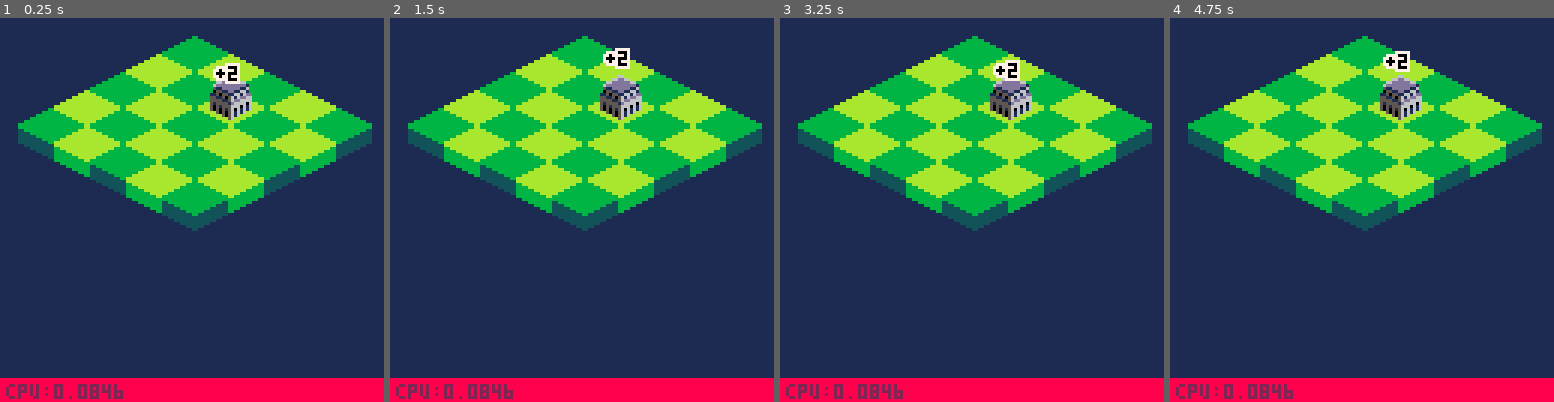
Above: before the commit, frames 1-4 (left to right).
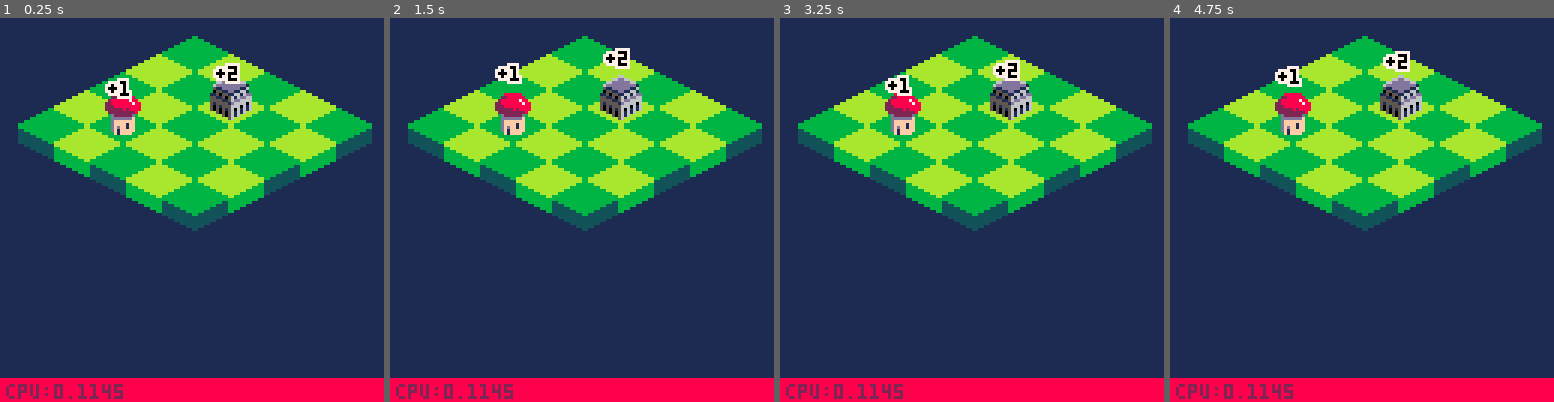
Above: after the commit, the same moments.

Repository: tressc/pico
Game: PICO-8 cartridge untitled.p8
The game is run twice, just before and just after one commit, with the same random seed, the same clock (stepped at 60 frames per second) and the same inputs.
Inputs:
- Up to frame 1 (0.25 s): no input
- Up to frame 2 (1.5 s): no input
- Up to frame 3 (3.25 s): no input
- Up to frame 4 (4.75 s): no input

The runs differ from the first frame. In frame 1, 1.1% of the frame differs, in the area x 20-37%, y 15-99%; in frame 2, 1.2%, in the area x 20-37%, y 11-99%; in frame 3, 1.2%; in frame 4, 1.2%.

Commit message:
Add mock png.

Diff:
--- a/untitled.p8
+++ b/untitled.p8
@@ -8,7 +8,7 @@
 	pal( {[0]=0,1,2,131,4,5,6,7,8,9,138,139,12,13,14,15}, 1 )
 	drawiso()
 	drawdepth()
-	copy()
+	-- copy()
 
 
 
@@ -19,17 +19,22 @@
 
 function _draw()
 	rectfill(0,0,128,30,1)
-	swap()
-	spr(0,0,0,16,4)
-	spr(64,0,64,16,4)
-	unswap()
+	-- swap()
+	-- spr(0,0,0,16,4)
+	-- spr(64,0,64,16,4)
+	-- unswap()
+	drawiso()
+
 	palt(14, true)
 	palt(0, false)
 	spr(34,69,18,2,2)
+	spr(36,33,23,2,2, true)
 	palt()
 
 	local t=mid(0,t()/2%1.4-.2,1)
 	outline("+2", 72,16-lerp(0,10,quad(t)))
+	outline("+1", 36,21-lerp(0,10,quad(t)))
+
 
 	rectfill(0,120,127,127,8)
 	print('cpu:'..stat(1),2,122,2)
@@ -168,21 +173,21 @@
 0000000000000000c000000000000008000cccccccccc000000770000007700000000000ccc999ccc999ccc00000000000000000000000000000000000000000
 0000000000000000c00000000000000800000cccccc00000000007700770000000000000ccc999ccc999ccc00000000000000000000000000000000000000000
 0000000000000000a8888888888888880000000cc000000000000007700000000000000000000000000000000000000000000000000000000000000000000000
-0000000000000000eeeeeeeeeeeeeeee000000000000000000000000000000000000000000000000000000000000000000000000000000000000000000000000
-0000000000000000eeeeeee66eeeeeee000000000000000000000000000000000000000000000000000000000000000000000000000000000000000000000000
-0000000000000000eeeee66dd66eeeee000000000000000000000000000000000000000000000000000000000000000000000000000000000000000000000000
-0000000000000000eee66dddddd66eee000000000000000000000000000000000000000000000000000000000000000000000000000000000000000000000000
-0000000000000000ee6dddddddddd1ee000000000000000000000000000000000000000000000000000000000000000000000000000000000000000000000000
-0000000000000000ee511dddddd116ee000000000000000000000000000000000000000000000000000000000000000000000000000000000000000000000000
-0000000000000000ee05511dd11661ee000000000000000000000000000000000000000000000000000000000000000000000000000000000000000000000000
-0000000cc0000000e115055116616dde000000000000000000000000000000000000000000000000000000000000000000000000000000000000000000000000
-00000cccccc00000e5511505616dd66e000000000000000000000000000000000000000000000000000000000000000000000000000000000000000000000000
-000cccccccccc000e55551156dd6666e000000000000000000000000000000000000000000000000000000000000000000000000000000000000000000000000
-0cccccccccccccc0e5155551d666606e000000000000000000000000000000000000000000000000000000000000000000000000000000000000000000000000
-cccccccccccccccce50515556660616e000000000000000000000000000000000000000000000000000000000000000000000000000000000000000000000000
-0cccccccccccccc0e50505156061616e000000000000000000000000000000000000000000000000000000000000000000000000000000000000000000000000
-000cccccccccc000eee5050561616eee000000000000000000000000000000000000000000000000000000000000000000000000000000000000000000000000
-00000cccccc00000eeeee505616eeeee000000000000000000000000000000000000000000000000000000000000000000000000000000000000000000000000
-0000000cc0000000eeeeeee56eeeeeee000000000000000000000000000000000000000000000000000000000000000000000000000000000000000000000000
+0000000000000000eeeeeeeeeeeeeeeeeeeeeeeeeeeeeeee00000000000000000000000000000000000000000000000000000000000000000000000000000000
+0000000000000000eeeeeee66eeeeeeeeeeeeeeeeeeeeeee00000000000000000000000000000000000000000000000000000000000000000000000000000000
+0000000000000000eeeee66dd66eeeeeeeeee888888eeeee00000000000000000000000000000000000000000000000000000000000000000000000000000000
+0000000000000000eee66dddddd66eeeeeee88888822eeee00000000000000000000000000000000000000000000000000000000000000000000000000000000
+0000000000000000ee6dddddddddd1eeeee8878888882eee00000000000000000000000000000000000000000000000000000000000000000000000000000000
+0000000000000000ee511dddddd116eeee887888888822ee00000000000000000000000000000000000000000000000000000000000000000000000000000000
+0000000000000000ee05511dd11661eeee888888888222ee00000000000000000000000000000000000000000000000000000000000000000000000000000000
+0000000cc0000000e115055116616ddeee888828222222ee00000000000000000000000000000000000000000000000000000000000000000000000000000000
+00000cccccc00000e5511505616dd66eeee8222222222eee00000000000000000000000000000000000000000000000000000000000000000000000000000000
+000cccccccccc000e55551156dd6666eeeeed222222deeee00000000000000000000000000000000000000000000000000000000000000000000000000000000
+0cccccccccccccc0e5155551d666606eeeeefdddddddeeee00000000000000000000000000000000000000000000000000000000000000000000000000000000
+cccccccccccccccce50515556660616eeeeefffffffdeeee00000000000000000000000000000000000000000000000000000000000000000000000000000000
+0cccccccccccccc0e50505156061616eeeeeff1ffffdeeee00000000000000000000000000000000000000000000000000000000000000000000000000000000
+000cccccccccc000eee5050561616eeeeeeeff1ffdfdeeee00000000000000000000000000000000000000000000000000000000000000000000000000000000
+00000cccccc00000eeeee505616eeeeeeeeefffff1fdeeee00000000000000000000000000000000000000000000000000000000000000000000000000000000
+0000000cc0000000eeeeeee56eeeeeeeeeeeeffff1feeeee00000000000000000000000000000000000000000000000000000000000000000000000000000000
 
 
Not shown, added: iso.png
